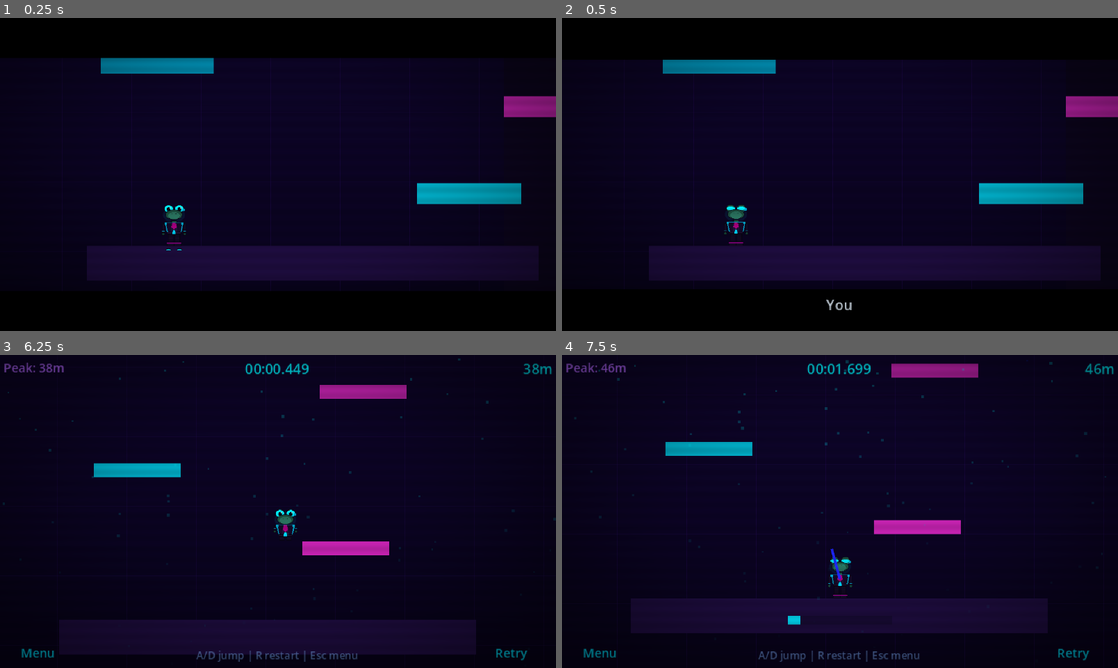
Above: before the commit, frames 1-4 (two rows, left to right).
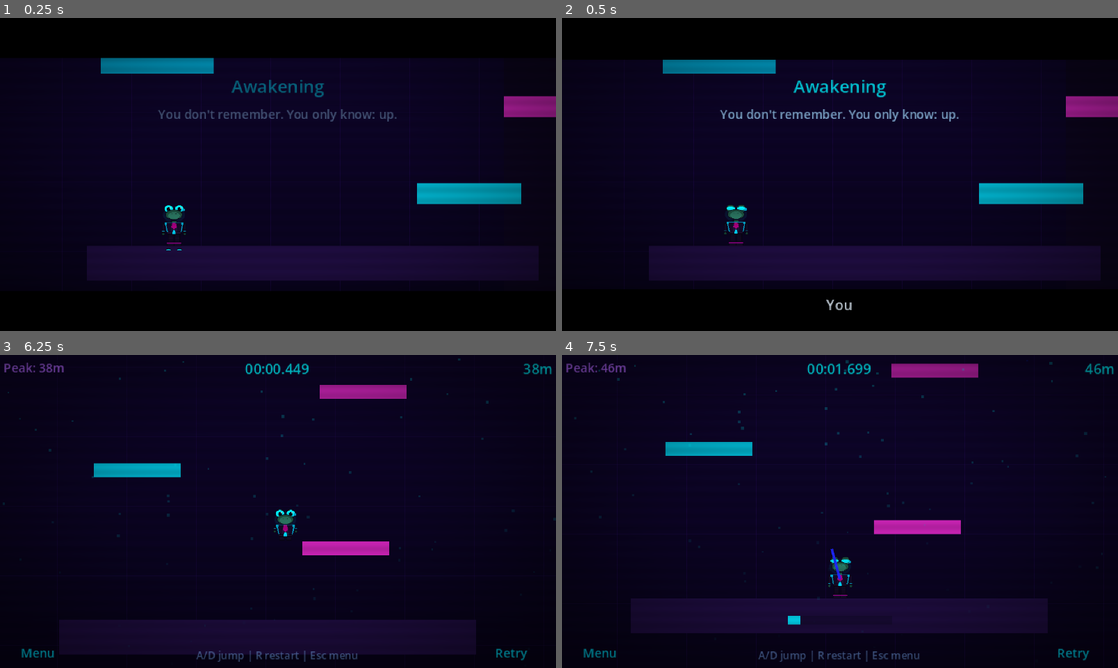
Above: after the commit, the same moments.

Repository: abdulmuhaimin-work/moikopi
Game: Godot game, scene res://scenes/story/level_01.tscn
Two runs of this game, one before a commit and one after it. Both use one fixed random seed, a clock stepped at 60 frames per second and the inputs below. This scene is started directly instead of the project's main scene. Sound files missing from this copy of the repository are replaced by a short silence.
Inputs (mouse positions are in pixels of both pictures, inside the frame that each line leads up to):
- Up to frame 1 (0.25 s): no input
- Up to frame 2 (0.5 s): no input
- Up to frame 3 (6.25 s): click "Menu" at 0.5 s; click "Endless" at 1.25 s; click "Menu" at 2 s; click "Endless" at 2.75 s; click "Retry" at 3.5 s; click "Retry" at 4.25 s; click "Retry" at 5 s; move the mouse to (400, 495) at 5.77 s; hold D (jump_right) from 5.78 s (still down); click (400, 495) at 5.92 s
- Up to frame 4 (7.5 s): move the mouse to (728, 527) at 6.52 s; click (728, 527) at 6.67 s; move the mouse to (895, 442) at 7.27 s; release D (jump_right) at 7.28 s; hold A (jump_left) from 7.28 s (still down); click (895, 442) at 7.42 s

The runs differ from the first frame. In frame 1, 0.8% of the frame differs, in the area x 28-72%, y 19-34%; in frame 2, 0.9%; in frame 3, less than 0.1%; in frame 4, less than 0.1%.

Commit message:
feat: refine story

Diff:
--- a/scenes/story/level_01.tscn
+++ b/scenes/story/level_01.tscn
@@ -16,6 +16,9 @@
 camera_limit_bottom = 220
 death_y = 230.0
 next_level_path = "res://scenes/story/level_02.tscn"
+chapter_title = "Awakening"
+chapter_subtitle = "You don't remember. You only know: up."
+goal_message = "First goal. The Stack awaits."
 
 [node name="Background" parent="." instance=ExtResource("2_bg")]
 
--- /dev/null
+++ b/scenes/story/story_intro.tscn
@@ -0,0 +1,54 @@
+[gd_scene load_steps=2 format=3]
+
+[ext_resource type="Script" path="res://scripts/story_intro.gd" id="1_script"]
+
+[node name="StoryIntro" type="Control"]
+layout_mode = 3
+anchors_preset = 15
+anchor_right = 1.0
+anchor_bottom = 1.0
+grow_horizontal = 2
+grow_vertical = 2
+script = ExtResource("1_script")
+
+[node name="Bg" type="ColorRect" parent="."]
+layout_mode = 1
+anchors_preset = 15
+anchor_right = 1.0
+anchor_bottom = 1.0
+grow_horizontal = 2
+grow_vertical = 2
+color = Color(0.04, 0.02, 0.12, 1)
+
+[node name="VBox" type="VBoxContainer" parent="."]
+layout_mode = 1
+anchors_preset = 8
+anchor_left = 0.5
+anchor_top = 0.5
+anchor_right = 0.5
+anchor_bottom = 0.5
+offset_left = -140
+offset_top = -45
+offset_right = 140
+offset_bottom = 45
+grow_horizontal = 2
+grow_vertical = 2
+alignment = 1
+theme_override_constants/separation = 16
+
+[node name="HookLabel" type="Label" parent="VBox"]
+layout_mode = 2
+theme_override_font_sizes/font_size = 9
+theme_override_colors/font_color = Color(0.7, 0.85, 0.95, 1)
+text = "You woke at the bottom of the Stack.
+No memory. Only the certainty:
+the answer is up."
+horizontal_alignment = 1
+autowrap_mode = 2
+
+[node name="ContinueLabel" type="Label" parent="VBox"]
+layout_mode = 2
+theme_override_font_sizes/font_size = 6
+theme_override_colors/font_color = Color(0.5, 0.65, 0.85, 0.9)
+text = "Tap or press any key to begin"
+horizontal_alignment = 1
--- a/scripts/game_manager.gd
+++ b/scripts/game_manager.gd
@@ -4,6 +4,9 @@
 
 enum GameMode { ENDLESS, STORY }
 enum GameState { NOT_STARTED, RUNNING, ENDLESS, FAILED }
+
+# When in Story mode, goal/fail UI can show story-flavored text (set by story level)
+var story_goal_message: String = ""
 
 var game_mode: GameMode = GameMode.ENDLESS
 var current_story_level_path: String = ""  # Set when entering story mode
@@ -37,6 +40,7 @@
 const GAME_SCENE := "res://main.tscn"
 const MENU_SCENE := "res://scenes/menu.tscn"
 const PLAYER_SCENE := "res://scenes/player.tscn"
+const STORY_INTRO_SCENE := "res://scenes/story/story_intro.tscn"
 const STORY_LEVELS := [
 	"res://scenes/story/level_01.tscn",
 	"res://scenes/story/level_02.tscn",
@@ -126,6 +130,7 @@
 	game_state = GameState.NOT_STARTED
 	game_mode = GameMode.ENDLESS
 	current_story_level_path = ""
+	story_goal_message = ""
 	elapsed_time = 0.0
 	max_height = 0.0
 	charge_percent = 0.0
@@ -143,7 +148,10 @@
 	if level_index < 0 or level_index >= STORY_LEVELS.size():
 		return
 	current_story_level_path = STORY_LEVELS[level_index]
-	get_tree().change_scene_to_file(current_story_level_path)
+	if level_index == 0:
+		get_tree().change_scene_to_file(STORY_INTRO_SCENE)
+	else:
+		get_tree().change_scene_to_file(current_story_level_path)
 
 
 func get_time_string(time: float = -1.0) -> String:
--- /dev/null
+++ b/scripts/story_intro.gd
@@ -0,0 +1,21 @@
+extends Control
+
+## Shown when entering Story mode. Displays the story hook; any key or tap continues to the first level.
+
+@onready var hook_label: Label = $VBox/HookLabel
+@onready var continue_label: Label = $VBox/ContinueLabel
+
+
+func _ready() -> void:
+	# Ensure we're in story mode and have a level to load
+	if GameManager.current_story_level_path.is_empty():
+		GameManager.current_story_level_path = GameManager.STORY_LEVELS[0]
+
+
+func _unhandled_input(event: InputEvent) -> void:
+	if event.is_pressed():
+		_go_to_first_level()
+
+
+func _go_to_first_level() -> void:
+	get_tree().change_scene_to_file(GameManager.current_story_level_path)
--- a/scripts/story_level.gd
+++ b/scripts/story_level.gd
@@ -11,6 +11,12 @@
 @export var death_y: float = 250.0
 @export var level_index: int = 0
 @export var next_level_path: String = ""
+## Shown at top of screen when the level loads (e.g. "Chapter 1: Awakening"). Leave empty to skip.
+@export var chapter_title: String = ""
+## Optional second line under the chapter title. Leave empty to skip.
+@export var chapter_subtitle: String = ""
+## When the player reaches the goal, this message is shown (e.g. "You reached the peak."). Leave empty for default "GOAL! time".
+@export var goal_message: String = ""
 
 var _player: CharacterBody2D = null
 
@@ -43,6 +49,8 @@
 	_setup_goal()
 	_build_overlay()
 	_setup_cutscene_triggers()
+	if chapter_title != "" or chapter_subtitle != "":
+		call_deferred("_show_chapter_title")
 	AudioManager.play_bgm()
 
 
@@ -79,8 +87,9 @@
 func _on_goal_entered(body: Node2D) -> void:
 	if not body.is_in_group("player"):
 		return
+	if goal_message != "":
+		GameManager.story_goal_message = goal_message
 	GameManager.goal_reached.emit(GameManager.get_time_string())
-	AudioManager.play_goal()
 	if next_level_path.is_empty():
 		await get_tree().create_timer(1.5).timeout
 		GameManager.go_to_menu()
@@ -102,6 +111,50 @@
 		_show_ambient(text, duration)
 	else:          # CINEMATIC
 		_show_cinematic(text, duration)
+
+
+# ---- Chapter title (on level load) ----
+
+func _show_chapter_title() -> void:
+	if _overlay_layer == null:
+		return
+	var box := VBoxContainer.new()
+	box.set_anchors_preset(Control.PRESET_TOP_WIDE)
+	box.anchor_left = 0.0
+	box.anchor_right = 1.0
+	box.anchor_top = 0.0
+	box.anchor_bottom = 0.0
+	box.offset_top = 24.0
+	box.offset_bottom = 70.0
+	box.add_theme_constant_override("separation", 4)
+	box.alignment = BoxContainer.ALIGNMENT_CENTER
+	box.mouse_filter = Control.MOUSE_FILTER_IGNORE
+
+	var title_label := Label.new()
+	title_label.horizontal_alignment = HORIZONTAL_ALIGNMENT_CENTER
+	title_label.add_theme_font_size_override("font_size", 10)
+	title_label.add_theme_color_override("font_color", Color(0.0, 0.95, 1.0, 1.0))
+	title_label.text = chapter_title
+	title_label.mouse_filter = Control.MOUSE_FILTER_IGNORE
+	box.add_child(title_label)
+
+	if chapter_subtitle != "":
+		var sub_label := Label.new()
+		sub_label.horizontal_alignment = HORIZONTAL_ALIGNMENT_CENTER
+		sub_label.add_theme_font_size_override("font_size", 7)
+		sub_label.add_theme_color_override("font_color", Color(0.6, 0.8, 0.95, 1.0))
+		sub_label.text = chapter_subtitle
+		sub_label.mouse_filter = Control.MOUSE_FILTER_IGNORE
+		box.add_child(sub_label)
+
+	box.modulate.a = 0.0
+	_overlay_layer.add_child(box)
+
+	var tween := create_tween()
+	tween.tween_property(box, "modulate:a", 1.0, 0.6).set_ease(Tween.EASE_OUT)
+	tween.tween_interval(2.2)
+	tween.tween_property(box, "modulate:a", 0.0, 0.5).set_ease(Tween.EASE_IN)
+	tween.tween_callback(box.queue_free)
 
 
 # ---- Overlay construction ----
--- a/scripts/ui.gd
+++ b/scripts/ui.gd
@@ -8,6 +8,7 @@
 @onready var power_bar_fill: ColorRect = $PowerBarBg/PowerBarFill
 @onready var goal_toast: Label = $GoalToast
 @onready var fail_panel: PanelContainer = $FailPanel
+@onready var fail_title: Label = $FailPanel/VBox/FailTitle
 @onready var fail_height_label: Label = $FailPanel/VBox/FailHeightLabel
 @onready var btn_restart: Button = $BtnRestart
 @onready var btn_menu: Button = $BtnMenu
@@ -39,7 +40,11 @@
 
 
 func _on_goal_reached(time_str: String) -> void:
-	goal_toast.text = "GOAL!  %s" % time_str
+	if GameManager.story_goal_message != "":
+		goal_toast.text = GameManager.story_goal_message + "  " + time_str
+		GameManager.story_goal_message = ""
+	else:
+		goal_toast.text = "GOAL!  %s" % time_str
 	goal_toast.visible = true
 	goal_toast.modulate.a = 1.0
 	_toast_time_left = TOAST_DURATION
@@ -78,6 +83,10 @@
 	# Fail overlay
 	if GameManager.game_state == GameManager.GameState.FAILED and not fail_panel.visible:
 		fail_panel.visible = true
+		if GameManager.game_mode == GameManager.GameMode.STORY:
+			fail_title.text = "Fell. The Stack doesn't forgive."
+		else:
+			fail_title.text = "FELL!"
 		fail_height_label.text = "Reached: %dm" % int(GameManager.max_height)
 		AudioManager.play_fall()
 		AudioManager.stop_bgm()
Not shown, added: scripts/story_intro.gd.uid
Not shown, changed: scenes/story/STORYLINE.md
